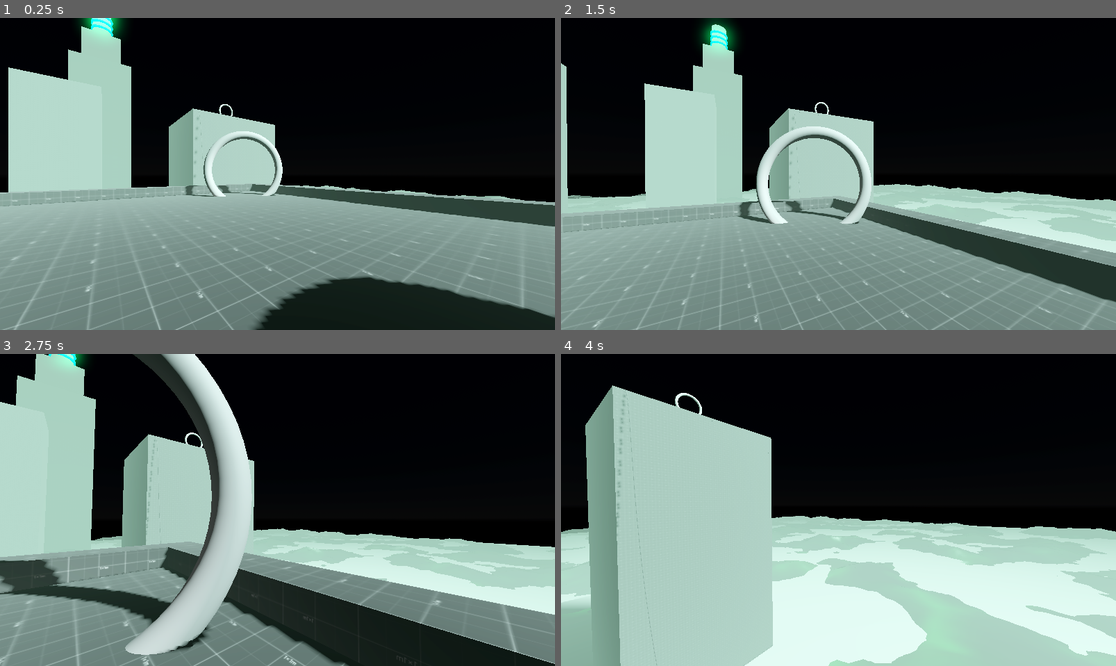
Above: before the commit, frames 1-4 (two rows, left to right).
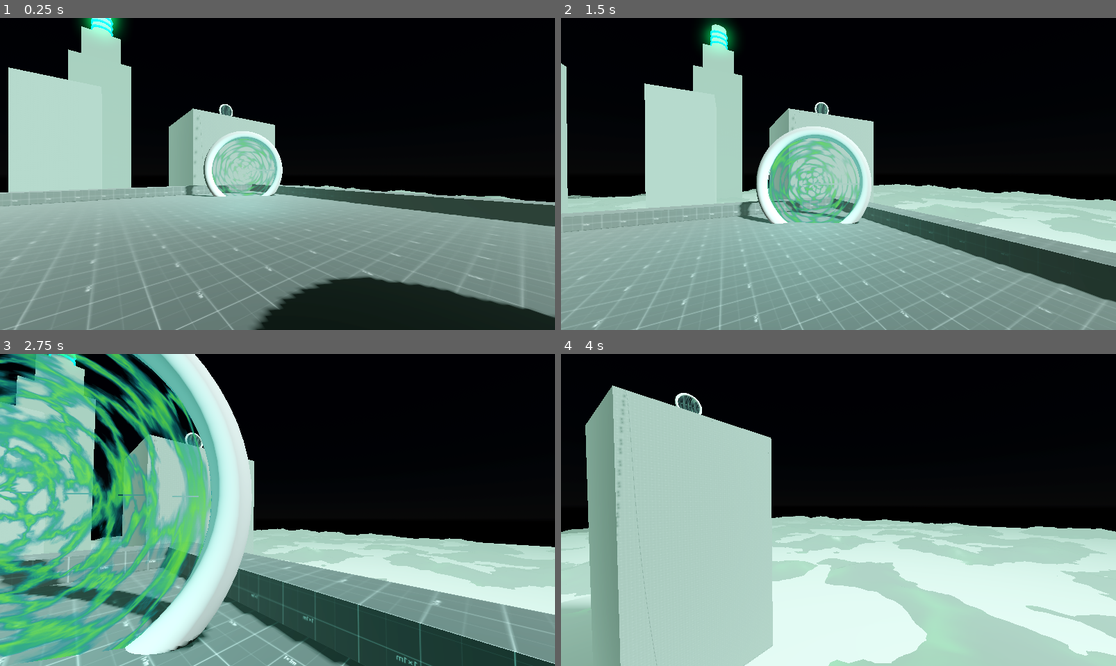
Above: after the commit, the same moments.

Repository: RuffledPlume/GWF-78
Game: Godot game, scene res://Levels/Sandbox.tscn
Same seed, same stepped clock (60 frames per second), same inputs: the game is played once before the commit and once after it.
Inputs (mouse positions are in pixels of both pictures, inside the frame that each line leads up to):
- Up to frame 1 (0.25 s): no input
- Up to frame 2 (1.5 s): move the mouse to (866, 174) at 0.52 s; hold W (Forward) from 0.53 s (still down); click (866, 174) at 0.6 s; tap Space (Jump) at 0.77 s; move the mouse to (810, 174) at 1.27 s; click (810, 174) at 1.35 s
- Up to frame 3 (2.75 s): keep holding W (Forward); tap Space (Jump) at 1.52 s; move the mouse to (288, 503) at 2.02 s; click (288, 503) at 2.1 s
- Up to frame 4 (4 s): keep holding W (Forward); move the mouse to (832, 516) at 2.77 s; click (832, 516) at 2.85 s; tap Space (Jump) at 3.02, 3.77 s; move the mouse to (877, 513) at 3.52 s; click (877, 513) at 3.6 s

The runs differ from the first frame. In frame 1, 1.4% of the frame differs, in the area x 36-58%, y 28-63%; in frame 2, 4.9%; in frame 3, 41%, in the area x 0-100%, y 0-100%; in frame 4, 0.1%.

Commit message:
Teleporter Light

Diff:
--- a/Prefabs/Portal.tscn
+++ b/Prefabs/Portal.tscn
@@ -5,7 +5,7 @@
 [sub_resource type="ShaderMaterial" id="ShaderMaterial_v8xaa"]
 render_priority = 0
 shader = ExtResource("1_3ch8k")
-shader_parameter/Mix = -2.0
+shader_parameter/Mix = -0.13
 
 [sub_resource type="CylinderMesh" id="CylinderMesh_ew42f"]
 top_radius = 2.0
--- a/Prefabs/teleporter.tscn
+++ b/Prefabs/teleporter.tscn
@@ -6,11 +6,6 @@
 [ext_resource type="AudioStream" uid="uid://c7ryh3k8771w5" path="res://Audio/461022__alanmcki__whoosh_into_hit_and_debris_001.wav" id="3_ljs67"]
 [ext_resource type="AudioStream" uid="uid://ckqsuaisa1803" path="res://Audio/112836__dymewiz__whoosh_20.wav" id="4_1bews"]
 [ext_resource type="AudioStream" uid="uid://cgfy4dyy1hfo8" path="res://Audio/162842__beman87__whoosh-data-x2.wav" id="4_r2tse"]
-
-[sub_resource type="ShaderMaterial" id="ShaderMaterial_neunn"]
-render_priority = 0
-shader = ExtResource("2_6d5h0")
-shader_parameter/Mix = null
 
 [sub_resource type="BoxShape3D" id="BoxShape3D_i0tk0"]
 
@@ -21,7 +16,7 @@
 [sub_resource type="ShaderMaterial" id="ShaderMaterial_v8xaa"]
 render_priority = 0
 shader = ExtResource("2_6d5h0")
-shader_parameter/Mix = -2.0
+shader_parameter/Mix = -0.13
 
 [sub_resource type="CylinderMesh" id="CylinderMesh_ew42f"]
 top_radius = 2.0
@@ -35,7 +30,6 @@
 [node name="TeleporterA" type="Area3D" parent="."]
 gravity = 0.0
 script = ExtResource("1_h3a3j")
-portal_material = SubResource("ShaderMaterial_neunn")
 
 [node name="CollisionShape3D" type="CollisionShape3D" parent="TeleporterA"]
 transform = Transform3D(3, 0, 0, 0, 3, 0, 0, 0, 3, 0, 0, 0)
@@ -68,6 +62,13 @@
 [node name="TransitAudio" type="AudioStreamPlayer" parent="TeleporterA"]
 stream = ExtResource("4_r2tse")
 volume_db = -20.0
+
+[node name="OmniLight3D" type="OmniLight3D" parent="TeleporterA"]
+transform = Transform3D(1, 0, 0, 0, 1, 0, 0, 0, 1, 0, 0, 1)
+light_color = Color(0.439216, 0.862745, 0.788235, 1)
+light_energy = 2.0
+omni_range = 8.0
+omni_attenuation = 0.5
 
 [node name="TeleporterB" type="Area3D" parent="."]
 transform = Transform3D(1, 0, 0, 0, 1, 0, 0, 0, 1, 0, 0, -15)
--- a/Scripts/teleporter.gd
+++ b/Scripts/teleporter.gd
@@ -1,8 +1,8 @@
 extends Area3D
+class_name Teleporter
 
 
-
-
+var is_working: bool
 var is_within_a: bool = false
 var is_within_b: bool = false
 var is_teleporting_from_a: bool = false
@@ -26,11 +26,9 @@
 @export var portal_material: ShaderMaterial
 
 func _ready() -> void:
-	portal_material.set_shader_parameter("Mix", 0.0)
+	is_working = false
 
 func _process(delta: float) -> void:
-
-
 
 	var distance_to_a = point_a.global_position.distance_to(Player.instance.global_position)
 	var distance_to_b = point_b.global_position.distance_to(Player.instance.global_position)
--- a/Shader/Portal.tres
+++ b/Shader/Portal.tres
@@ -109,6 +109,7 @@
 uniform sampler2D tex_frg_38;
 uniform sampler2D tex_frg_59;
 uniform float Mix : hint_range(-2, 0, 0.00999999977648);
+uniform sampler2D tex_frg_66;
 
 
 
@@ -174,21 +175,25 @@
 	vec2 n_out68p0 = mix(vec2(n_out59p0.xy), n_in68p1, vec2(n_out69p0));
 
 
-// Fresnel:56
-	float n_in56p3 = 0.20000;
-	float n_out56p0 = pow(1.0 - clamp(dot(NORMAL, VIEW), 0.0, 1.0), n_in56p3);
+// UVFunc:65
+	vec2 n_in65p1 = vec2(0.05000, -0.05000);
+	vec2 n_out65p0 = n_out34p0 * n_in65p1 + n_out33p0;
+
+
+// Texture2D:66
+	vec4 n_out66p0 = texture(tex_frg_66, n_out65p0);
 
 
 // Output:0
 	ALBEDO = vec3(n_out38p0.xyz);
 	ALPHA = n_out68p0.x;
 	EMISSION = vec3(n_out58p0);
-	ALPHA_ANTIALIASING_EDGE = n_out56p0;
+	ALPHA_ANTIALIASING_EDGE = n_out66p0.x;
 
 
 }
 "
-graph_offset = Vector2(-355.118, 415.881)
+graph_offset = Vector2(-355.674, -32.9132)
 flags/unshaded = true
 nodes/fragment/0/position = Vector2(1860, -100)
 nodes/fragment/2/node = SubResource("VisualShaderNodeFresnel_fjihv")
@@ -208,7 +213,7 @@
 nodes/fragment/55/node = SubResource("VisualShaderNodeInput_yuc5m")
 nodes/fragment/55/position = Vector2(-1980, 300)
 nodes/fragment/56/node = SubResource("VisualShaderNodeFresnel_j1t73")
-nodes/fragment/56/position = Vector2(940, 1060)
+nodes/fragment/56/position = Vector2(900, 1000)
 nodes/fragment/58/node = SubResource("VisualShaderNodeFloatOp_pq6bc")
 nodes/fragment/58/position = Vector2(-120, 360)
 nodes/fragment/59/node = SubResource("VisualShaderNodeTexture_5gd8r")
@@ -225,4 +230,4 @@
 nodes/fragment/68/position = Vector2(820, 80)
 nodes/fragment/69/node = SubResource("VisualShaderNodeFloatParameter_fotqt")
 nodes/fragment/69/position = Vector2(-340, 980)
-nodes/fragment/connections = PackedInt32Array(6, 0, 34, 0, 3 …(119 unchanged characters)… 7, 0, 38, 0, 59, 0, 68, 0, 38, 0, 0, 0, 56, 0, 0, 21, 2, 0, 58, 1, 7, 0, 58, 0, 58, 0, 59, 0, 58, 0, 0, 5, 69, 0, 68, 2, 68, 0, 0, 1)
+nodes/fragment/connections = PackedInt32Array(6, 0, 34, 0, 3 …(119 unchanged characters)… 7, 0, 38, 0, 59, 0, 68, 0, 38, 0, 0, 0, 2, 0, 58, 1, 7, 0, 58, 0, 58, 0, 59, 0, 58, 0, 0, 5, 69, 0, 68, 2, 68, 0, 0, 1, 66, 0, 0, 21)
Not shown: 2 places in Levels/Sandbox.tscn that only renumber resources
Not shown: 1 places in Prefabs/teleporter.tscn that only renumber resources
